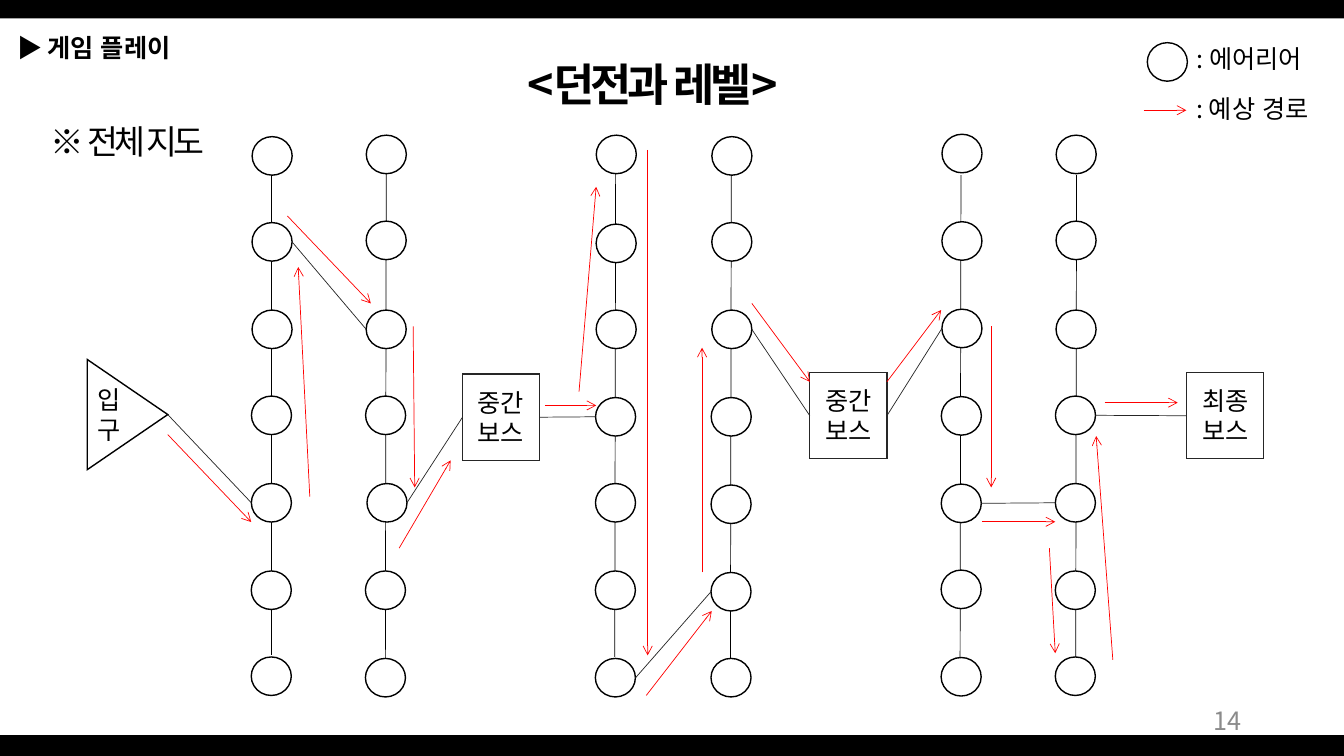
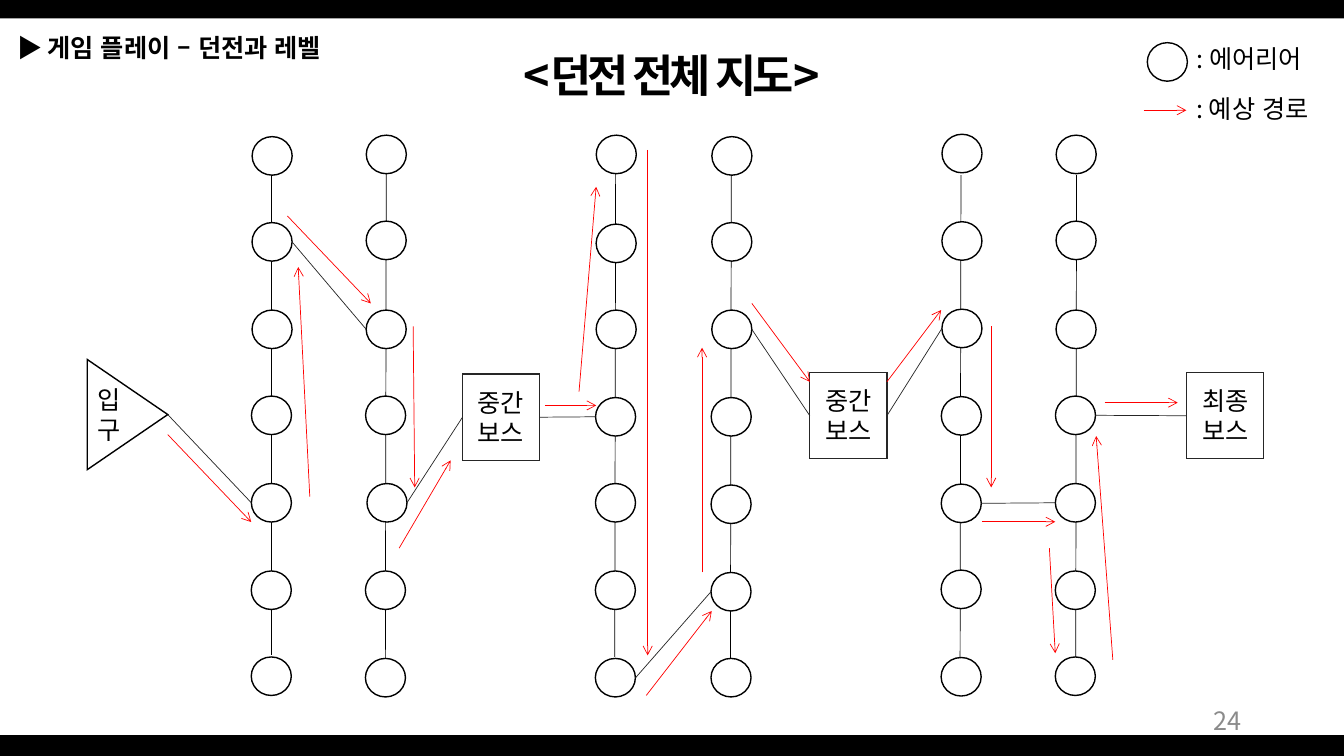
Before and after one commit to Bumizi/GameDesign, a slide deck: slide 24 of 2018 동계방학 기획자 특훈/Dungeon Tamer_190107.pptx (slide 14 before the commit). Drawn at 1344x756 pixels with LibreOffice and Linux fonts; fonts in the diff are those of the drawing. Boxes give left, top, right and bottom in pixels: in the first picture for what was removed or moved away, otherwise in the second. Text is boxed around its words. In the diff, an @@ line names an element or a change of style, - is before the commit and + after.

Commit message:
Dungeon Tamer 7차
제안서 7차
-슬라이드 목차 수정
-던전 레벨 디자인 추가 및 수정

```diff
--- a/2018 동계방학 기획자 특훈/Dungeon Tamer_190107.pptx
+++ b/2018 동계방학 기획자 특훈/Dungeon Tamer_190107.pptx
@@ text at (x1=47, y1=36, x2=321, y2=60): text changed @@
-▶ 게임 플레이
+▶ 게임 플레이 – 던전과 레벨
@@ text at (x1=524, y1=54, x2=820, y2=96): text changed; size 24 to 32 pt; bold on @@
-※ 전체 지도
+<던전 전체 지도>
@@ text removed at (x1=527, y1=63, x2=778, y2=105) @@
-<던전과 레벨>
@@ page number at (x1=1213, y1=711, x2=1241, y2=737): text changed @@
-14
+24
```
Also in this commit, not shown: 11 other slides changed, 11 slides added.
